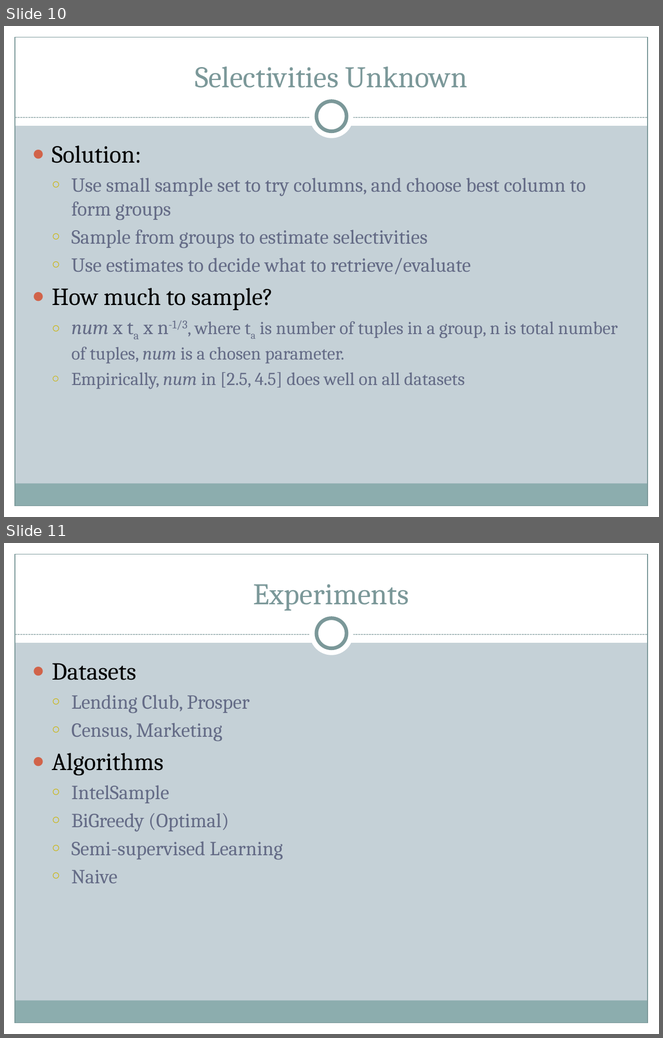
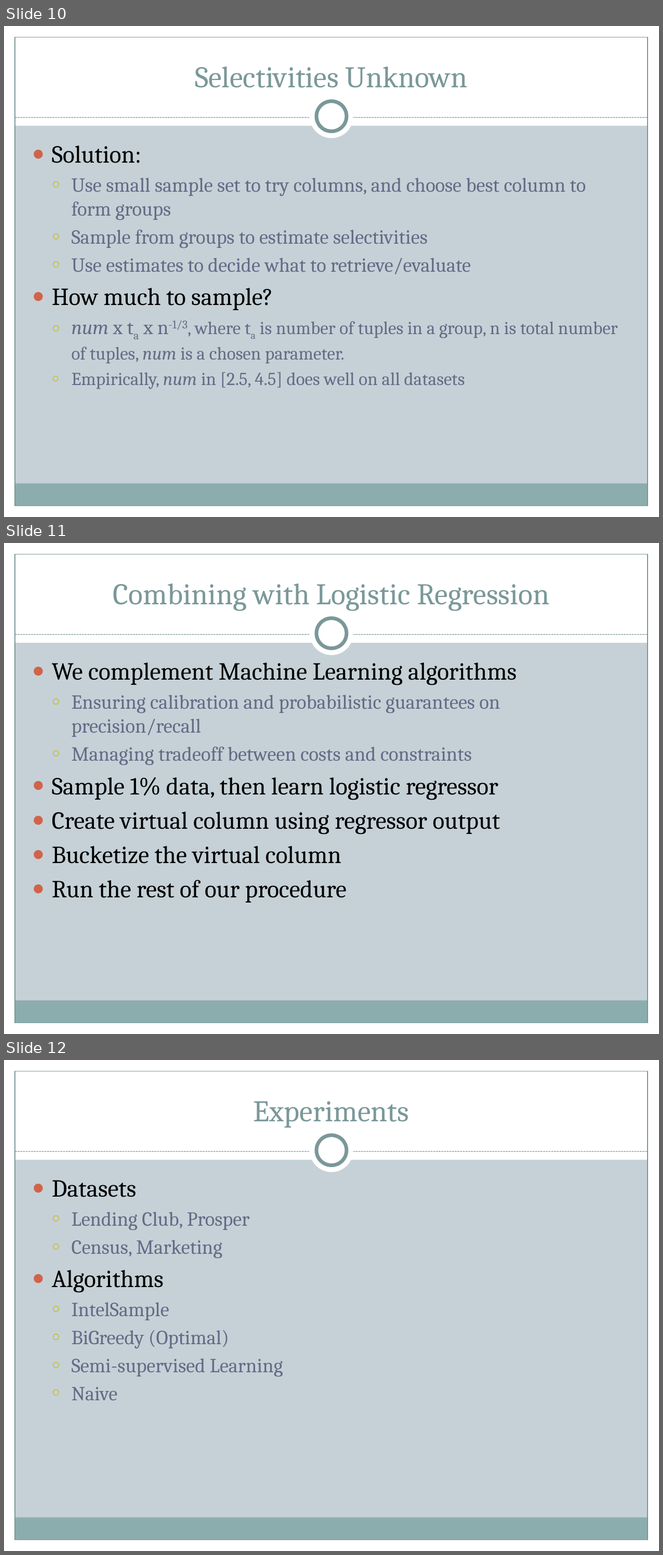
Before and after one commit to brahmaneya/PredictiveAQP, a slide deck: Presentation/SIGMOD15Talk.pptx. Shown one above the other, each under a label of ours: slides 10 and 11 before the commit, slides 10, 11 and 12 after it. The pictures are 663x1038 and 663x1555 pixels, drawn with LibreOffice and Linux fonts; fonts in the diff are those of the drawing. Boxes give left, top, right and bottom in pixels: in the first picture for what was removed or moved away, otherwise in the second. Text is boxed around its words. In the diff, an @@ line names an element or a change of style, - is before the commit and + after.

```diff
--- a/Presentation/SIGMOD15Talk.pptx
+++ b/Presentation/SIGMOD15Talk.pptx
@@ slide 11 added at [4,543,659,1034], background #C5D1D7; not listed: 9 template elements that a slide beside it also shows @@
@@ title added at [113,584,549,611], 33 pt, text #7C999A @@
+Combining with Logistic Regression
@@ text added at [52,663,517,903], 27 pt, text #000000 @@
+● We complement Machine Learning algorithms
+  ○ Ensuring calibration and probabilistic guarantees on precision/recall
+  ○ Managing tradeoff between costs and constraints
+● Sample 1% data, then learn logistic regressor
+● Create virtual column using regressor output
+● Bucketize the virtual column
+● Run the rest of our procedure
@@ what was slide 11 is now slide 12 @@
```
Also in this commit, not shown: 6 slides changed, 1 other slide added.
